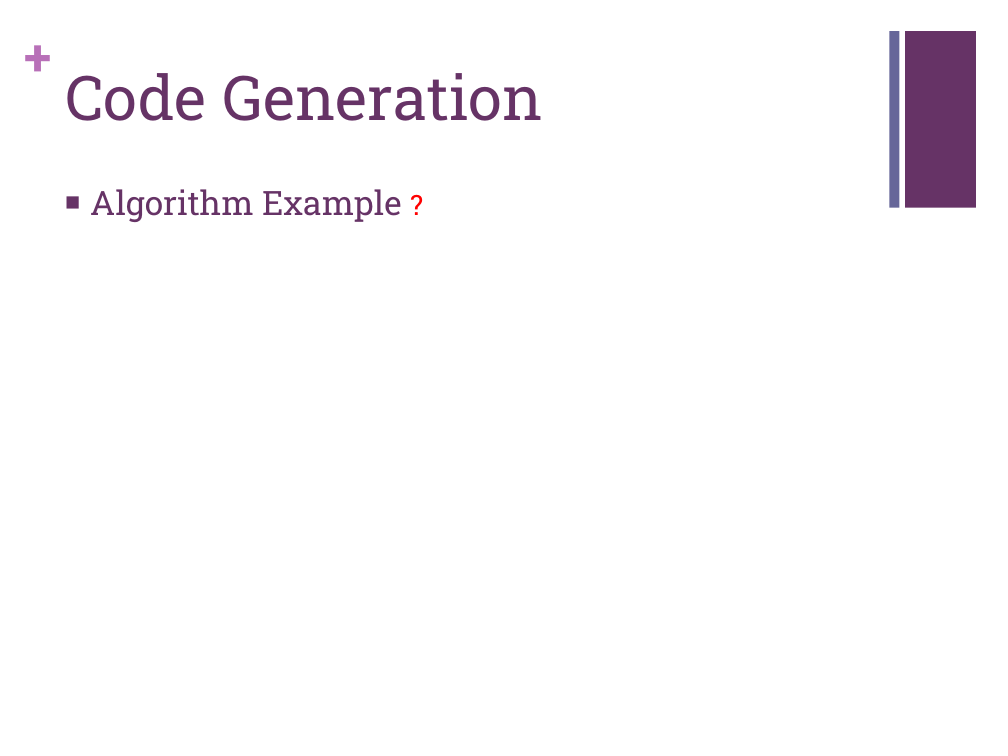
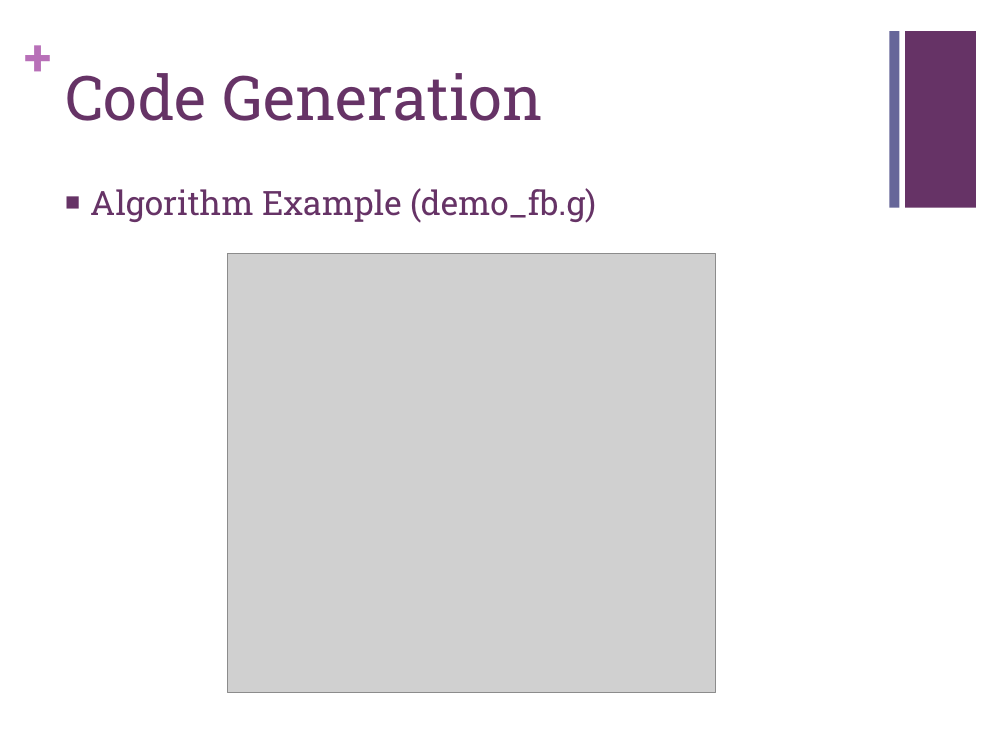
Before and after one commit to chaozc/Geo, a slide deck: slide 10 of Geo presentation.pptx. Drawn at 1008x756 pixels with LibreOffice and Linux fonts; fonts in the diff are those of the drawing; grey boxes stand for pictures. Boxes give left, top, right and bottom in pixels: in the first picture for what was removed or moved away, otherwise in the second. Text is boxed around its words. In the diff, an @@ line names an element or a change of style, - is before the commit and + after.

```diff
--- a/Geo presentation.pptx
+++ b/Geo presentation.pptx
@@ text at <box>90,188,596,223</box>: text changed @@
-■ Algorithm Example ?
+■ Algorithm Example (demo_fb.g)
@@ picture added at <box>228,253,716,692</box> @@
```
Also in this commit, not shown: 1 other slide changed.
